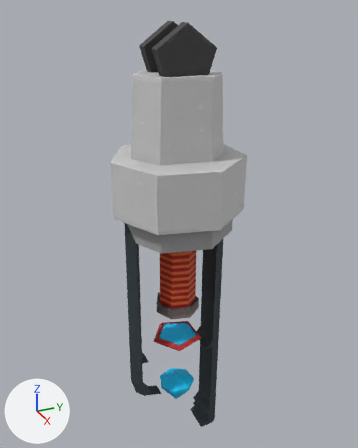
An edit to the FBX model Hide and Seek Prototype/Assets/Models/Characters/Player/Weapons/LIGHTNING GUN/Lightning Gun fire.fbx, drawn before and after from the same camera.
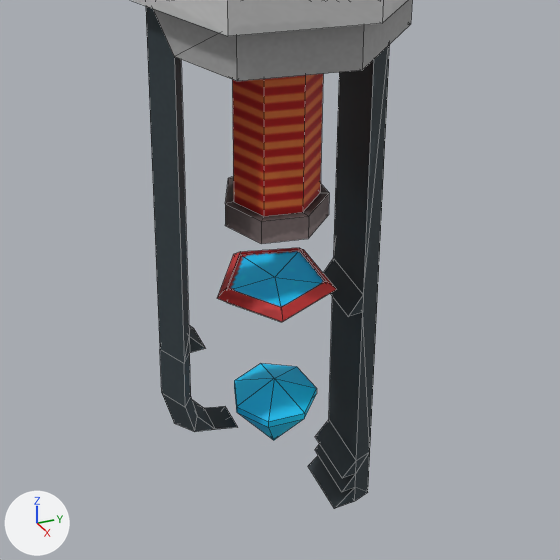
Each version is shown whole from a camera (50 mm lens) standing at (0.548, -0.24, 1.372) and looking at (-0.018, 0.015, 1.089), then close up on the part from 18% to 82% of the width and 49% to 100% of the height. Arrows for +X, +Y and +Z are at lower left; the lights stay in place. Both versions are drawn at frame 10 of the action 'gunbone|gunboneAction.002'; the numbers are the values there. The close-ups show mesh edges as thin lines.
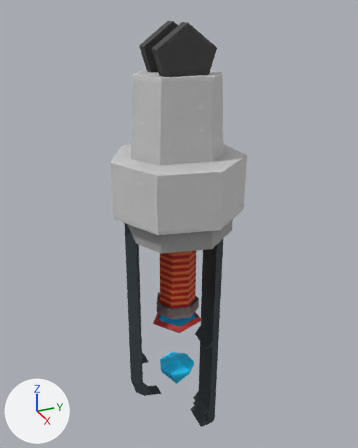
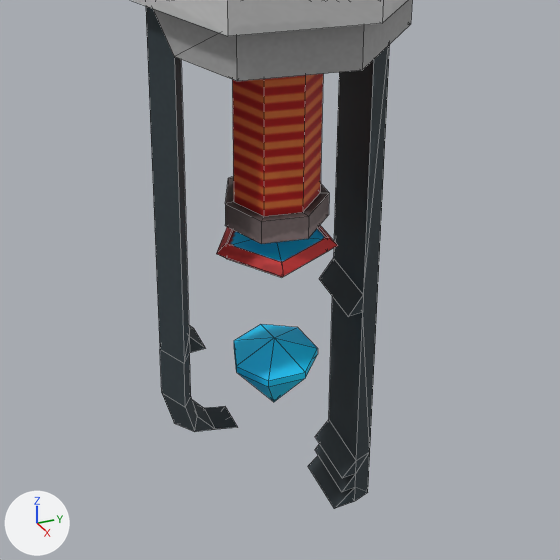
The edits, one by one:
me_cube has 200 vertices, 234 faces and spans x -1.66..1.6, y -4.26..7.88, z -1.6..1.71.
me_cube is used by ob_cube; location (0.0003, -0.0016, 1.1346); rotation (-1.579, -0.00148, -0.00147), in degrees (-90, -0.1, -0.1); scale (0.05, 0.05, 0.05).
me_cube part 1: the loose piece of 27 vertices spanning x -0.74..0.69, y 4.21..4.43, z -0.61..0.75 is moved by (0.0, -0.63, 0.0).
me_cube part 2: the loose piece of 16 vertices spanning x -0.57..0.48, y 5.79..6.8, z -0.4..0.65 is moved by (0.0, -0.63, 0.0).

What differs and where, as boxes (x1, y1, x2, y2) in the close-ups (560 x 560 px; the box of a moved part takes in the faces that stretch with it):
part 1 of me_cube, moved or reshaped
    before: (217, 248, 336, 322)
    after: (216, 225, 338, 278)
part 2 of me_cube, moved or reshaped
    before: (234, 363, 317, 440)
    after: (234, 324, 318, 402)
